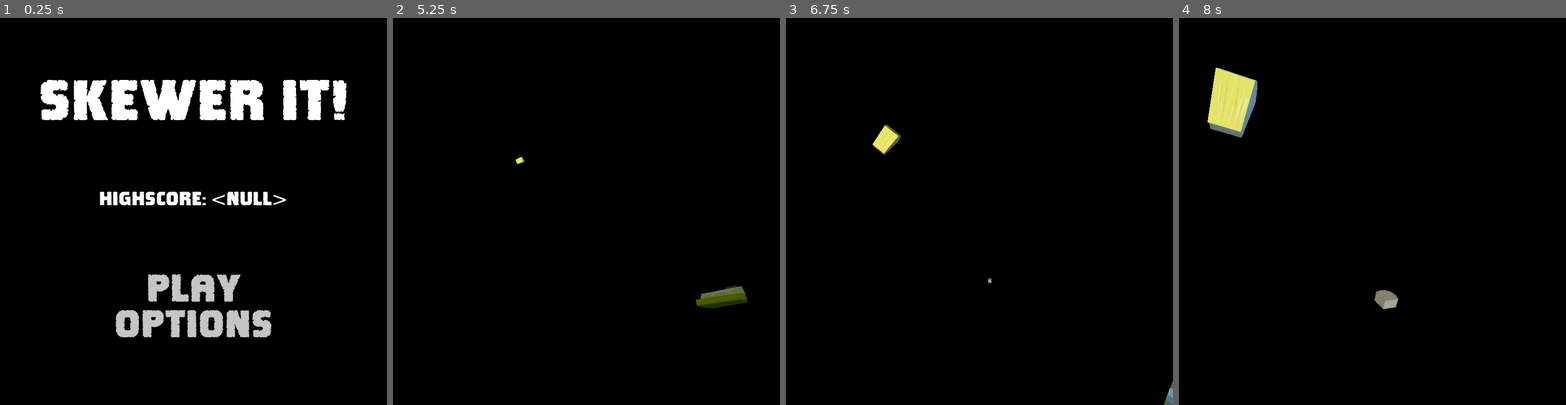
Above: before the commit, frames 1-4 (left to right).
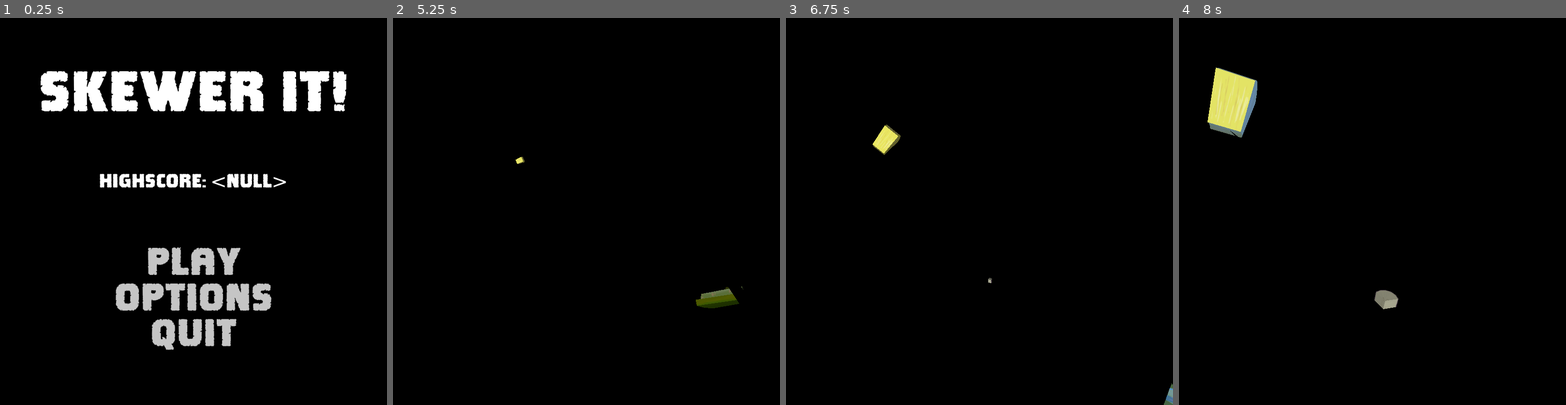
Above: after the commit, the same moments.

Repository: MichaelDawe/skewer_it
Game: Godot game, scene res://main.tscn
The game is run twice, just before and just after one commit, with the same random seed, the same clock (stepped at 60 frames per second) and the same inputs.
Inputs (mouse positions are in pixels of both pictures, inside the frame that each line leads up to):
- Up to frame 1 (0.25 s): no input
- Up to frame 2 (5.25 s): click "PLAY" at 0.5 s; click "Play" at 1.25 s; click "pause" at 2 s; click "Resume" at 2.75 s; tap Enter at 3.5 s; move the mouse to (671, 192) at 3.52 s; move the mouse to (509, 230) at 4.27 s; move the mouse to (625, 126) at 5.02 s
- Up to frame 3 (6.75 s): move the mouse to (960, 288) at 5.77 s; move the mouse to (1095, 269) at 6.52 s
- Up to frame 4 (8 s): move the mouse to (1256, 153) at 7.27 s

The runs differ from the first frame. In frame 1, 12% of the frame differs, in the area x 10-90%, y 13-86%; in frame 2, 0.1%; in frame 3, less than 0.1%; in frame 4, less than 0.1%.
Error before the commit: Invalid operands 'int' and 'Nil' in operator '>'. (res://main.gd:108)
Error after the commit: Invalid operands 'int' and 'Nil' in operator '>'. (res://main.gd:112)

Commit message:
actually fixed the mouse location script now :)

Diff:
--- a/hud.gd
+++ b/hud.gd
@@ -9,7 +9,7 @@
 
 
 # Called every frame. 'delta' is the elapsed time since the previous frame.
-func _process(delta):
+func _process(_delta):
 	# display score in hud
 	$MarginContainer/Score.set_text(main.scoreText + str(int(main.score)))
 
--- a/main.gd
+++ b/main.gd
@@ -7,7 +7,6 @@
 var spawnInterval = 2.0 # time, in seconds, for each item to spawn, at the startttt.
 var score = 0.0 # score
 var ratio = 0.0 # stuff to devide mouse input by.
-var pixelsY # something
 var catch = 0.0 # catch animation shader uniform thingy
 var highscore # highscore
 var highscoreBeat # used to flash the screen when the highscore is beaten
@@ -41,8 +40,7 @@
 	$Skewer.position = Vector3(0.0, 0.0, 128)
 
 	# setup mouse picqealkjngf
-	pixelsY = float(get_viewport().size.y)
-	ratio = float(get_viewport().size.x) / pixelsY
+	ratio = float(get_viewport().size.x) / float(get_viewport().size.y)
 
 
 # Called every frame. 'delta' is the elapsed time since the previous frame.
@@ -94,11 +92,17 @@
 
 		# render skewer
 		$Skewer.position = Vector3(
-			((float(get_viewport().get_mouse_position().x) / pixelsY) * 9) - (4 * ratio),
-			((-float(get_viewport().get_mouse_position().y) / pixelsY) * 9) + 4,
+			((float(get_viewport().get_mouse_position().x) / 1000) - (0.5 * ratio)) * 9.4,
+			((0.0 - (float(get_viewport().get_mouse_position().y) / 1000)) + 0.5) * 9.4,
 			55
 		)
 		$Skewer.look_at(Vector3(6, -6, 0), Vector3(0, 0, -1))
+		# render test position on hit plane
+		#$teste.position = Vector3(
+		#	((float(get_viewport().get_mouse_position().x) / 1000) * 68.0) - (34.0 * ratio),
+		#	((-float(get_viewport().get_mouse_position().y) / 1000) * 68.0) + 34.0,
+		#	0
+		#)
 
 		# process score
 		# I'll just add delta to it here for now.
--- a/main.tscn
+++ b/main.tscn
@@ -172,6 +172,8 @@
 shader = ExtResource("35_ar3l0")
 shader_parameter/textureImage = ExtResource("35_m30ur")
 
+[sub_resource type="CapsuleMesh" id="CapsuleMesh_r8wqi"]
+
 [node name="main" type="Node3D"]
 script = ExtResource("1_cqorg")
 
@@ -300,3 +302,11 @@
 
 [node name="Debuger" type="Camera3D" parent="."]
 transform = Transform3D(0.303972, -0.868937, 0.390576, 0.52702, 0.494905, 0.690882, -0.793631, -0.0041672, 0.608385, 38.649, 131.446, 64.889)
+
+[node name="teste" type="MeshInstance3D" parent="."]
+transform = Transform3D(0.1, 0, 0, 0, 0.1, 0, 0, 0, 0.1, 0, 0, 0)
+mesh = SubResource("CapsuleMesh_r8wqi")
+
+[node name="teste2" type="MeshInstance3D" parent="."]
+transform = Transform3D(0.1, 0, 0, 0, 0.1, 0, 0, 0, 0.1, 0, 0, 0)
+mesh = SubResource("CapsuleMesh_r8wqi")
--- a/menu.gd
+++ b/menu.gd
@@ -41,3 +41,7 @@
 	var options = preload("res://options.tscn").instantiate()
 	main.add_child(options)
 	queue_free()
+
+
+func _on_quit_pressed():
+	get_tree().quit()
--- a/menu.tscn
+++ b/menu.tscn
@@ -8,6 +8,8 @@
 
 [sub_resource type="VisualShader" id="VisualShader_k0qye"]
 code = "shader_type canvas_item;
+render_mode blend_mix;
+
 
 
 "
@@ -107,6 +109,19 @@
 text = "OPTIONS"
 flat = true
 
+[node name="Quit" type="Button" parent="VBoxContainer"]
+layout_mode = 2
+size_flags_horizontal = 4
+size_flags_vertical = 4
+focus_mode = 0
+theme_override_colors/font_color = Color(0.772549, 0.772549, 0.772549, 1)
+theme_override_colors/font_pressed_color = Color(1, 1, 1, 1)
+theme_override_fonts/font = ExtResource("1_pfalr")
+theme_override_font_sizes/font_size = 100
+button_mask = 7
+text = "QUIT"
+flat = true
+
 [node name="BottomSpacer" type="HSeparator" parent="VBoxContainer"]
 layout_mode = 2
 size_flags_vertical = 3
@@ -114,3 +129,4 @@
 
 [connection signal="pressed" from="VBoxContainer/Play" to="." method="_on_play_pressed"]
 [connection signal="pressed" from="VBoxContainer/Options" to="." method="_on_options_pressed"]
+[connection signal="pressed" from="VBoxContainer/Quit" to="." method="_on_quit_pressed"]
--- a/project.godot
+++ b/project.godot
@@ -22,6 +22,7 @@
 
 window/size/viewport_width=1000
 window/size/viewport_height=1000
+window/size/mode=3
 window/stretch/mode="viewport"
 window/stretch/aspect="expand"
 window/handheld/orientation=4
Not shown: 1 places in main.tscn that only renumber resources
